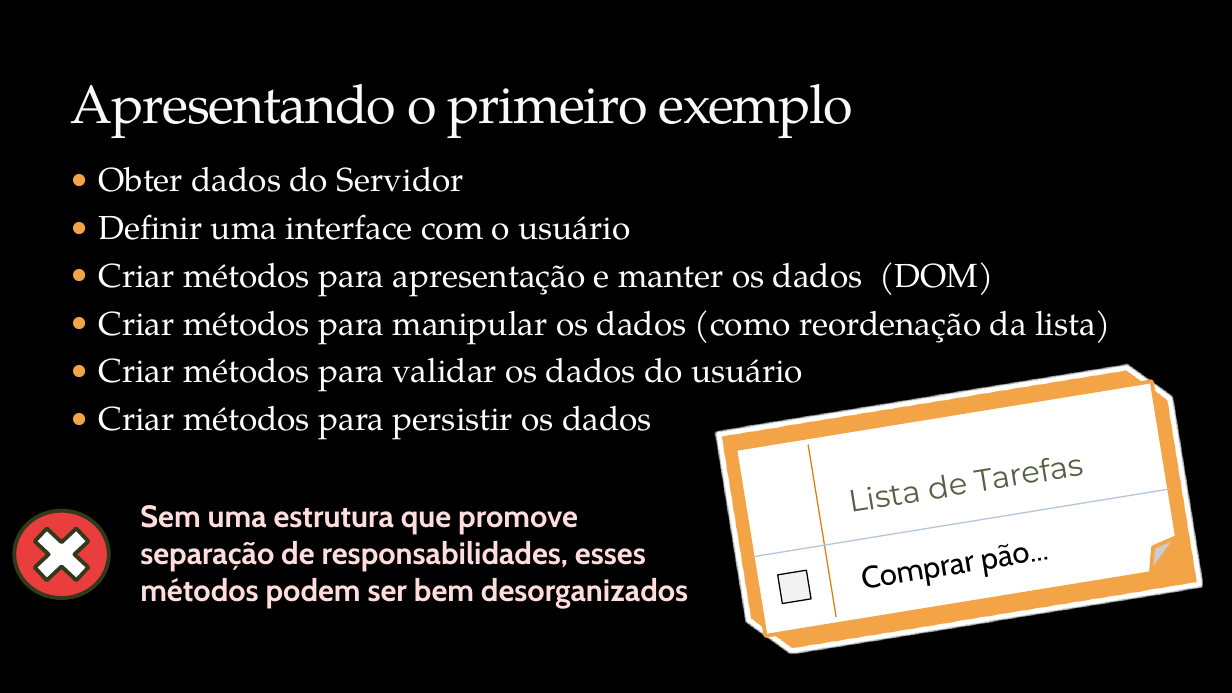
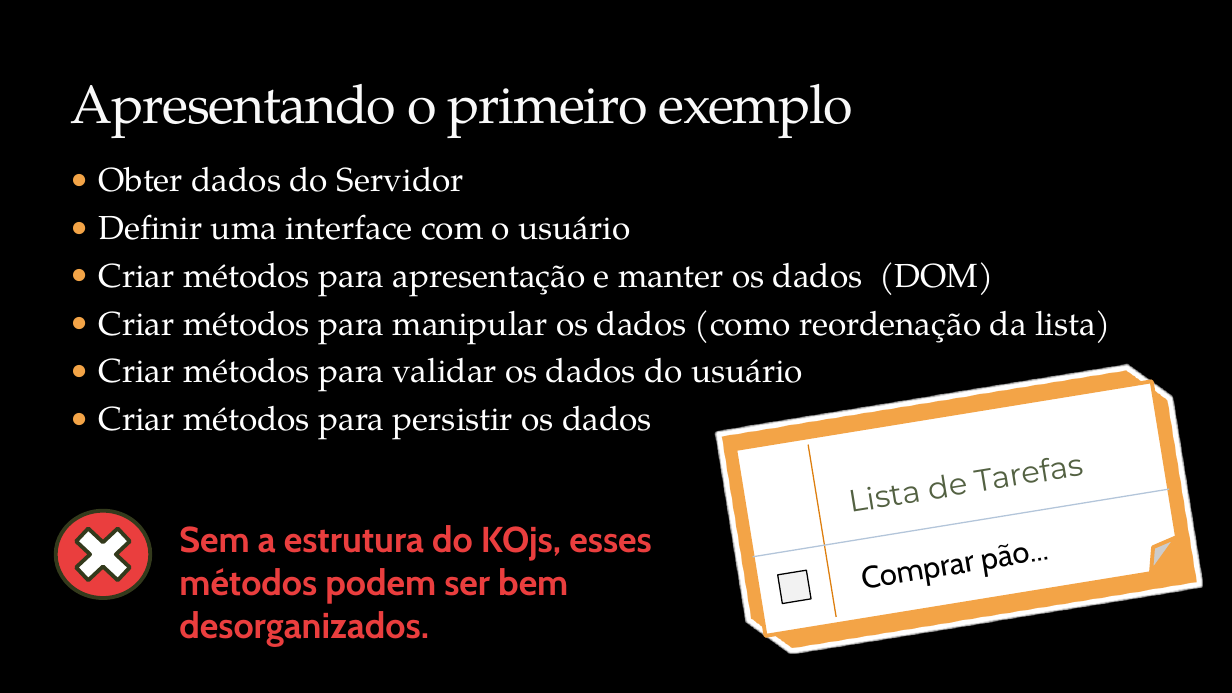
Before and after one commit to rodrigolessa/Sample.Kadastro.Knockout, a slide deck: slide 9 of Apresentacao.Knockout.JS/Knockout.JS.2014.04.pptx. Drawn at 1232x693 pixels with LibreOffice and Linux fonts; fonts in the diff are those of the drawing; background and template pictures are left out. Boxes give left, top, right and bottom in pixels: in the first picture for what was removed or moved away, otherwise in the second. Text is boxed around its words. In the diff, an @@ line names an element or a change of style, - is before the commit and + after.

```diff
--- a/Apresentacao.Knockout.JS/Knockout.JS.2014.04.pptx
+++ b/Apresentacao.Knockout.JS/Knockout.JS.2014.04.pptx
@@ ellipse: place and size @@
-ellipse at (14, 511, 108, 598)
+ellipse at (55, 511, 150, 598)
@@ cross: place and size @@
-cross at (21, 517, 102, 592)
+cross at (63, 517, 143, 592)
@@ text at (179, 525, 652, 647): text changed; size 24 to 28 pt; text colour #FFDDDD to #EA3E3E @@
-Sem uma estrutura que promove separação de responsabilidades, esses métodos podem ser bem desorganizados
+Sem a estrutura do KOjs, esses métodos podem ser bem desorganizados.
```
Also in this commit, not shown: 3 other slides changed, 2 slides added, 1 other file.
